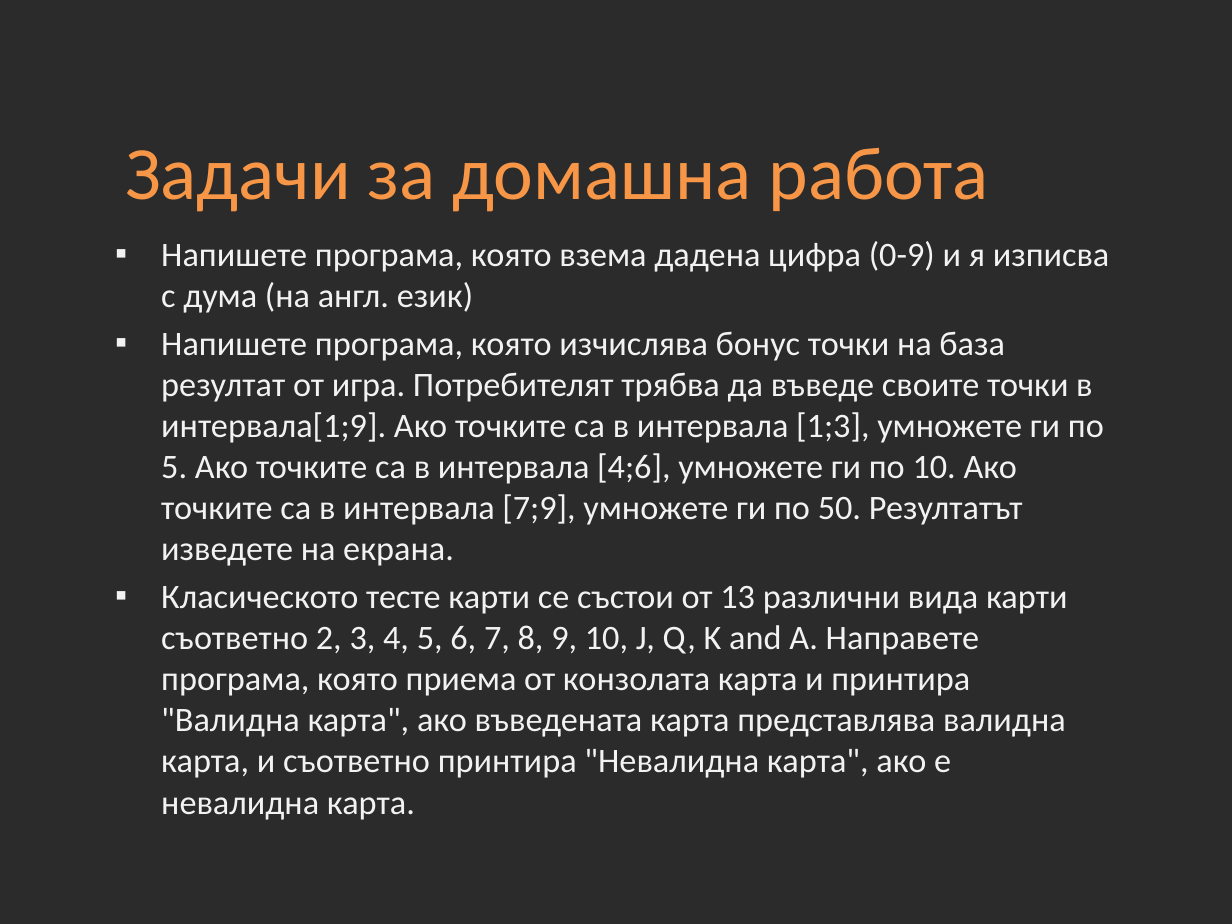
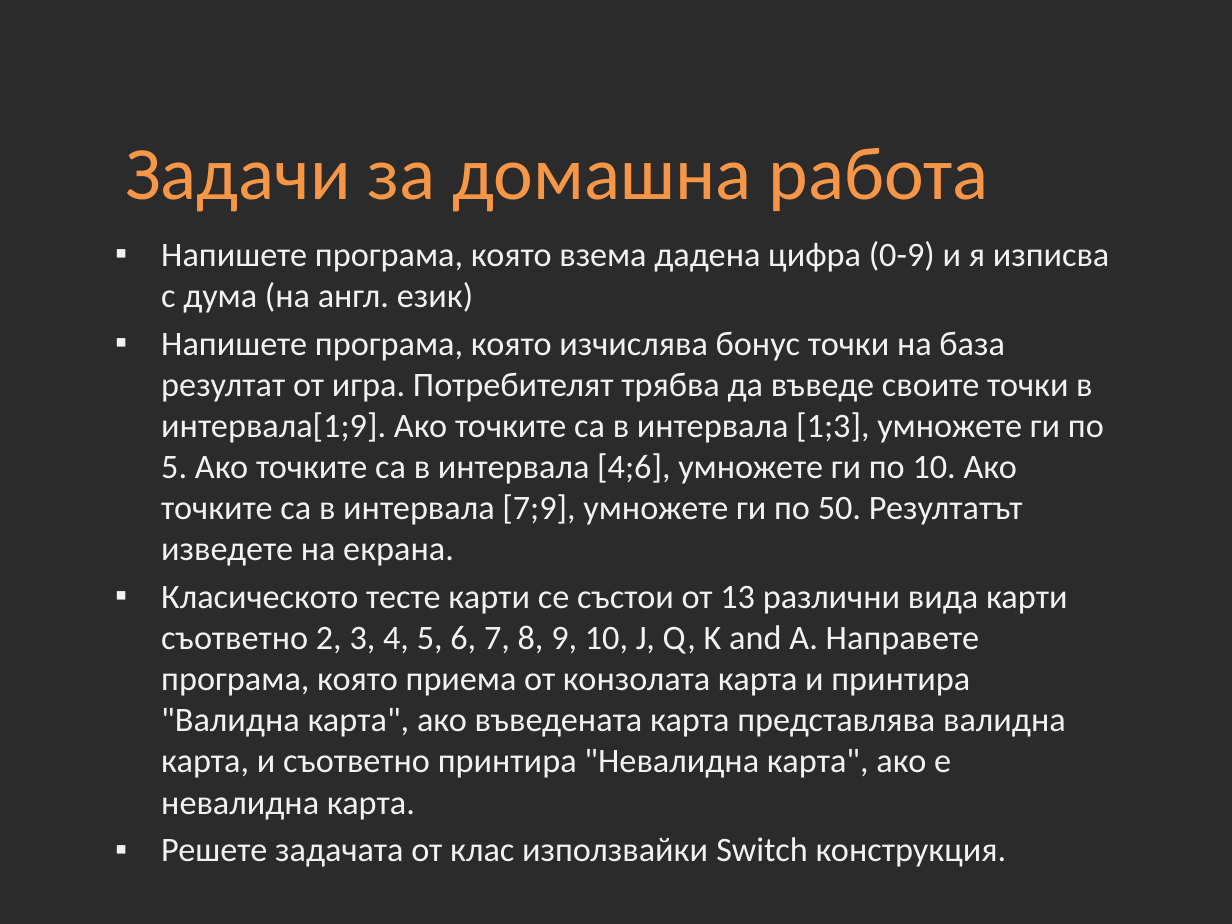
Before and after one commit to Academy-Soft-Intellect/Programming-Introduction-CSharp-Course, a slide deck: slide 14 of 03-Conditions.pptx. Drawn at 1232x924 pixels with LibreOffice and Linux fonts; fonts in the diff are those of the drawing; background and template pictures are left out; a plain dark background stands for a picture behind light text. Boxes give left, top, right and bottom in pixels: in the first picture for what was removed or moved away, otherwise in the second. Text is boxed around its words. In the diff, an @@ line names an element or a change of style, - is before the commit and + after.

```diff
--- a/03-Conditions.pptx
+++ b/03-Conditions.pptx
@@ text at (x1=161, y1=837, x2=1007, y2=867): paragraph added @@
+▪ Решете задачата от клас използвайки Switch конструкция.
```
Also in this commit, not shown: 3 other files.
